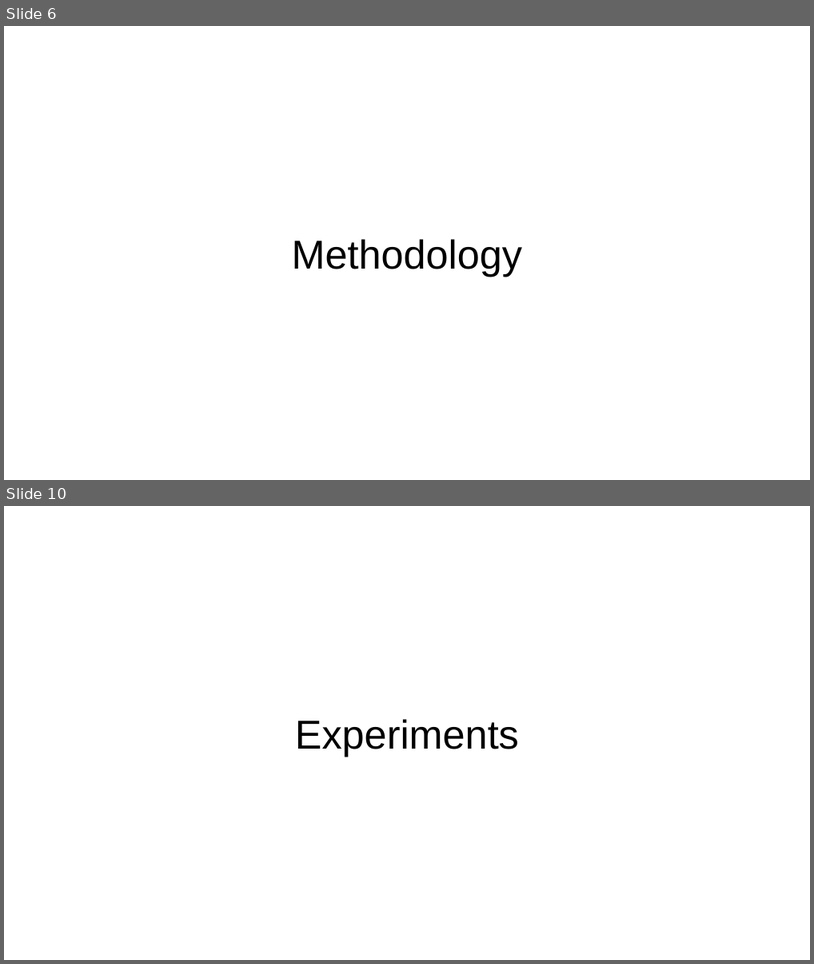
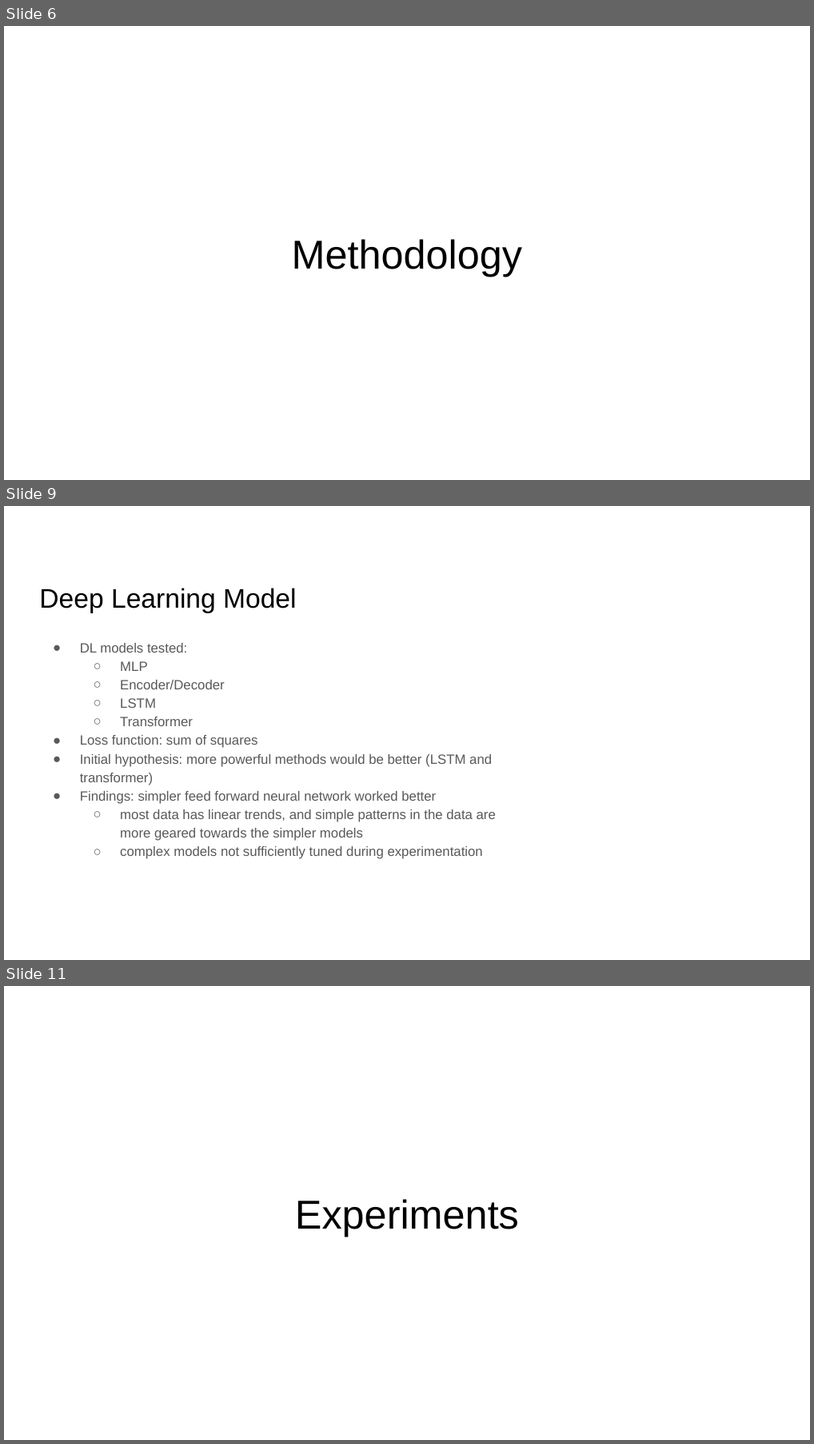
Before and after one commit to wis003/CSE151B, a slide deck: Kaggle Competition/Submission/CSE 151B Presentation.pptx. Shown one above the other, each under a label of ours: slides 6 and 10 before the commit, slides 6, 9 and 11 after it; the slides between them are not shown. The pictures are 814x964 and 814x1444 pixels, drawn with LibreOffice and Linux fonts; fonts in the diff are those of the drawing. Boxes give left, top, right and bottom in pixels: in the first picture for what was removed or moved away, otherwise in the second. Text is boxed around its words. In the diff, an @@ line names an element or a change of style, - is before the commit and + after.

```diff
--- a/Kaggle Competition/Submission/CSE 151B Presentation.pptx
+++ b/Kaggle Competition/Submission/CSE 151B Presentation.pptx
@@ slide 9 added at [4, 506, 810, 960], background #FFFFFF @@
@@ title added at [39, 588, 296, 613], 24 pt, text #000000 @@
+Deep Learning Model
@@ text added at [80, 643, 496, 859], 12 pt, text #595959 @@
+● DL models tested:
+  ○ MLP
+  ○ Encoder/Decoder
+  ○ LSTM
+  ○ Transformer
+● Loss function: sum of squares
+● Initial hypothesis: more powerful methods would be better (LSTM and transformer)
+● Findings: simpler feed forward neural network worked better
+  ○ most data has linear trends, and simple patterns in the data are more geared towards the simpler models
+  ○ complex models not sufficiently tuned during experimentation
@@ what was slide 10 is now slide 11 @@
```
Also in this commit, not shown: 1 slide changed, 12 other slides added, 10 slides removed, 1 other file.
